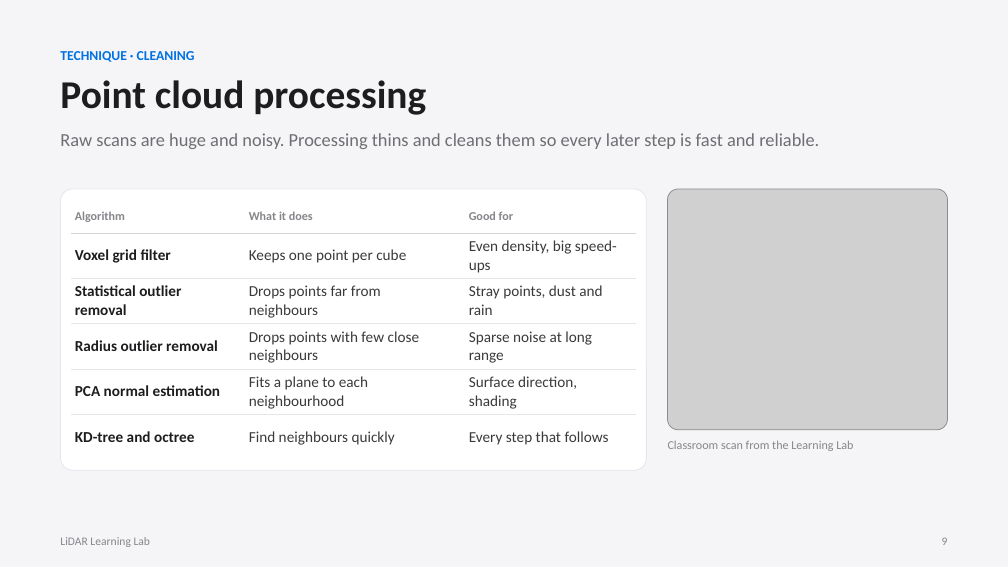
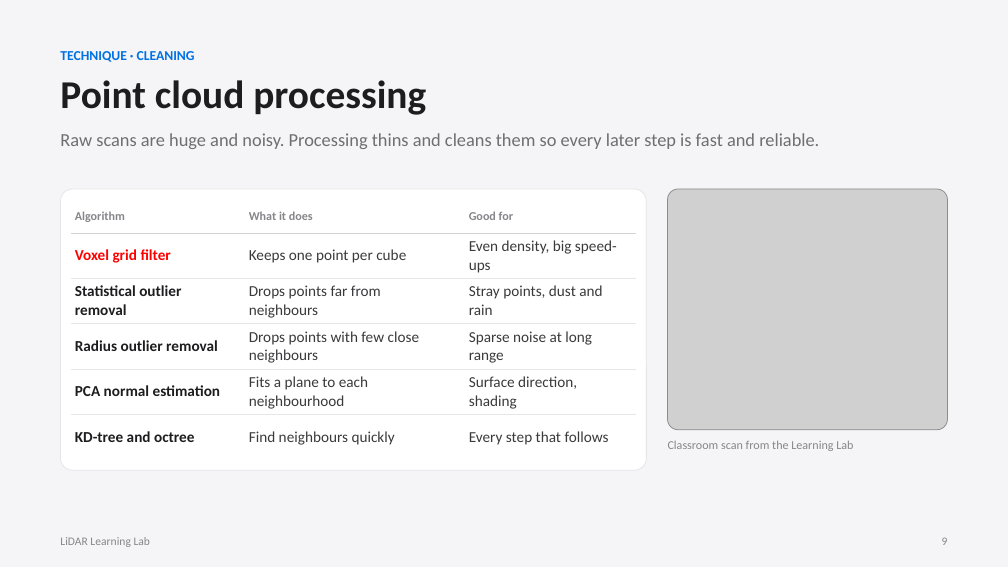
Before and after one commit to maninka123/lidar-learning-lab, a slide deck: slide 9 of presentation/LiDAR_Workshop_Slides.pptx. Drawn at 1008x567 pixels with LibreOffice and Linux fonts; fonts in the diff are those of the drawing; grey boxes stand for pictures. Boxes give left, top, right and bottom in pixels: in the first picture for what was removed or moved away, otherwise in the second. Text is boxed around its words. In the diff, an @@ line names an element or a change of style, - is before the commit and + after.

```diff
--- a/presentation/LiDAR_Workshop_Slides.pptx
+++ b/presentation/LiDAR_Workshop_Slides.pptx
@@ table at [71, 200, 636, 460] @@
@@ text colour #1D1D1F to #FF0000 in "Voxel grid filter" @@
```
Also in this commit, not shown: 2 other slides changed, 1 slide added, 1 other file.
